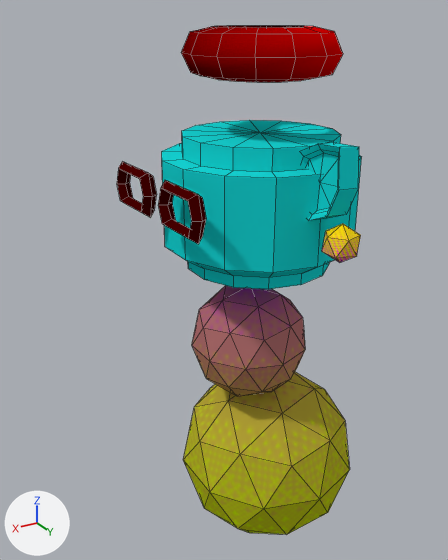
A saved change to the Blender file assets/bits.blend.
The view is the same before and after, from a 50 mm camera at (0.981, 1.441, 2.035) aimed at (0.066, -0.085, 1.272). Arrows for +X, +Y and +Z are at lower left; the lights stay in place. Mesh edges are drawn as thin lines.

The scene before the commit, as lines of its bpy script (objects in view):
```python
ob_ear2 = bpy.data.objects.new('ear2', me_cylinder_001)
ob_ear2.parent = ob_ears
ob_ear2.location = (0.0, 0.113, 0.674)
ob_geombody = bpy.data.objects.new('GeomBody', me_icosphere_001)
ob_geombody.parent = ob_torso
ob_geombody.location = (-0.0418, 0.0, 0.483)
ob_geombody.scale = (1.85, 1.85, 1.85)
ob_glasses = bpy.data.objects.new('glasses', me_torus_002)
ob_glasses.parent = ob_accessories
ob_glasses.location = (0.132, -0.0521, 0.656)
ob_head2 = bpy.data.objects.new('head2', me_cylinder_002)
ob_head2.parent = ob_head
ob_head2.location = (0.0, 0.0, 0.581)
ob_head2.scale = (0.114, 0.114, 0.0879)
ob_icosphere = bpy.data.objects.new('icosphere', me_icosphere)
ob_icosphere.parent = ob_accessories
ob_icosphere.location = (0.0, 0.147, 0.62)
ob_torus = bpy.data.objects.new('torus', me_torus)
ob_torus.parent = ob_accessories
ob_torus.location = (0.0, 0.000541, 0.792)
```
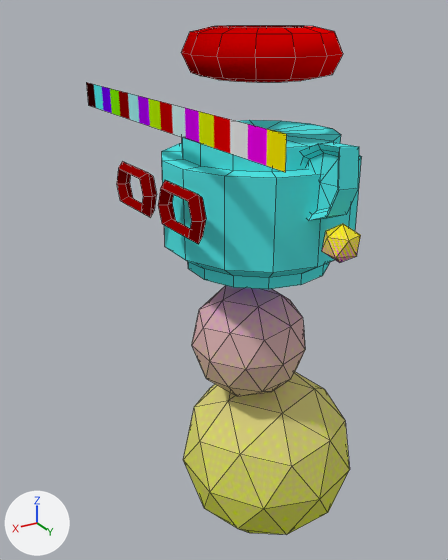
Pixel boxes [x1, y1, x2, y2] of what changed, in the pictures (448 x 560 px):
'GeomBody', surface changed
    both: [183, 286, 350, 534]
'head2', surface changed
    both: [162, 120, 362, 289]
'torus', surface changed
    both: [181, 26, 343, 82]
'palette', added
    after: [86, 82, 286, 172]
'ear2', surface changed
    both: [300, 143, 359, 220]
'glasses', surface changed
    both: [117, 162, 206, 244]
'icosphere', surface changed
    both: [322, 224, 361, 263]

The edits, one by one:
Picture 'texture.png' (img_texture_png) is now built by load_image('texture.png', 'texture.png', 2048, 2048, 'Non-Color') instead of load_image('texture.png', 'texture.png', 2048, 2048, 'sRGB').
Mesh me_plane is new.
It has 4 vertices, 1 face and spans x -1.0..1.0, y -1.0..1.0, z 0.0.
It uses material mat_xravatar (picture img_texture_png).
Object 'palette' (ob_palette) is new; it shows me_plane.
Its parent is ob_accessories.
Its matrix parent inverse is Matrix(((0.408, 0.0, 0.0, 0.0), (0.0, 0.408, 0.0, 0.0), (0.0, 0.0, 0.408, -0.557), (0.0, 0.0, 0.0, 1.0))).
Its location is (0.302, 0.0, 1.801).
Its rotation in degrees is (0, 91, 0).
Its scale is (0.0349, 0.529, 1.0).
